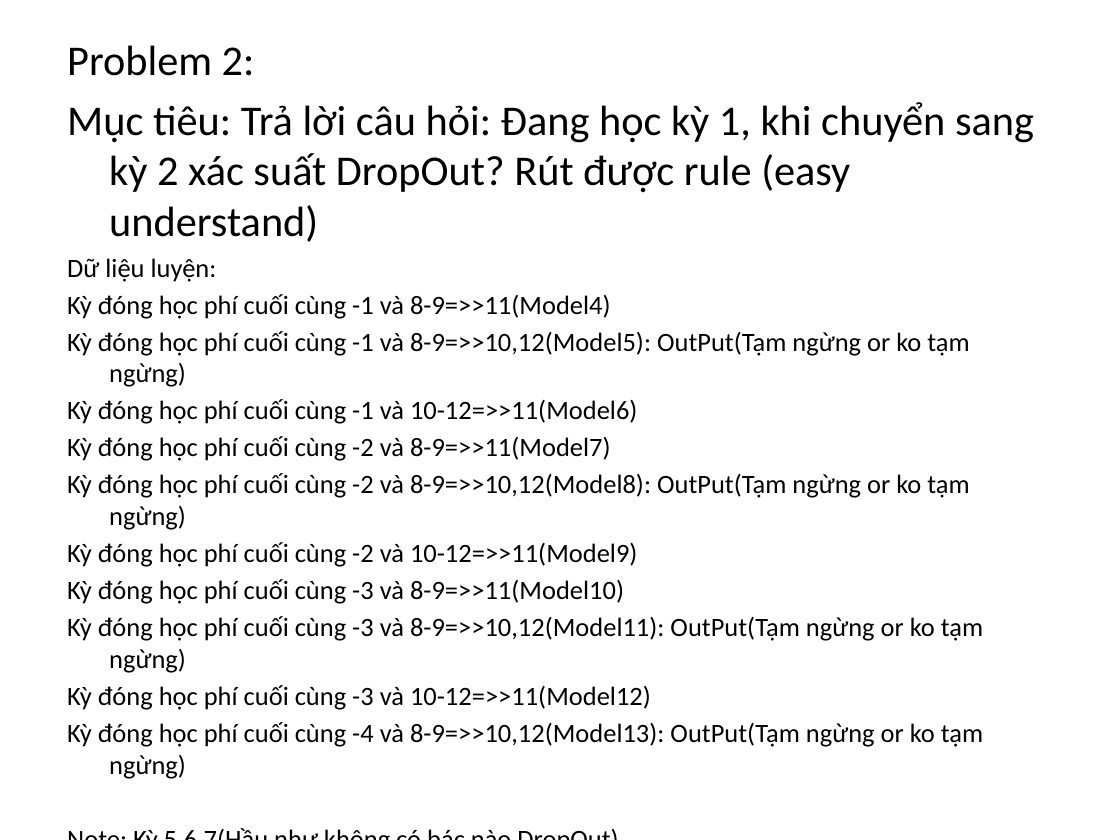
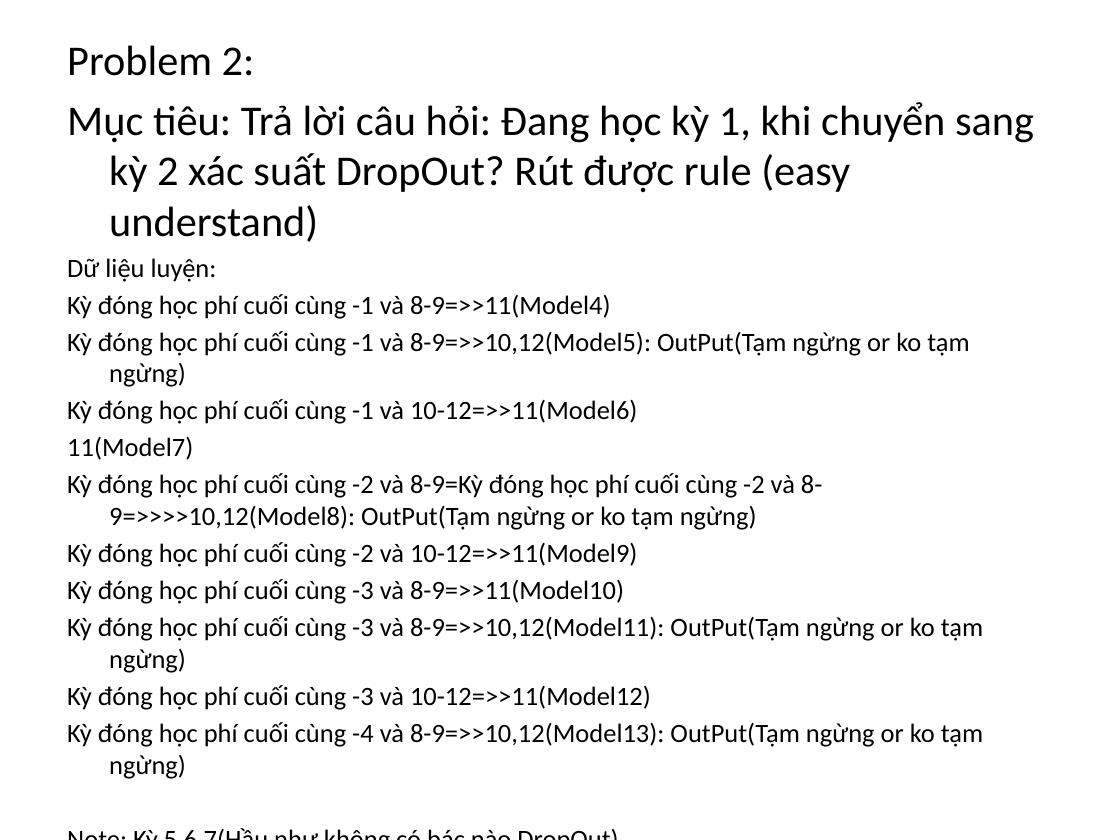
Before and after one commit to nguyendanhtu/drop-out, a slide deck: slide 3 of 02. Database/Preprocessing/Understand Data+ Problem.pptx. Drawn at 1120x840 pixels with LibreOffice and Linux fonts; fonts in the diff are those of the drawing. Boxes give left, top, right and bottom in pixels: in the first picture for what was removed or moved away, otherwise in the second. Text is boxed around its words. In the diff, an @@ line names an element or a change of style, - is before the commit and + after.

```diff
--- a/02. Database/Preprocessing/Understand Data+ Problem.pptx
+++ b/02. Database/Preprocessing/Understand Data+ Problem.pptx
@@ text at [67, 437, 823, 530]: text changed @@
-Kỳ đóng học phí cuối cùng -2 và 8-9=>>11(Model7)
-Kỳ đóng học phí cuối cùng -2 và 8-9=>>10,12(Model8): OutPut(Tạm ngừng or ko tạm ngừng)
+11(Model7)
+Kỳ đóng học phí cuối cùng -2 và 8-9=Kỳ đóng học phí cuối cùng -2 và 8-9=>>>>10,12(Model8): OutPut(Tạm ngừng or ko tạm ngừng)
```
Also in this commit, not shown: 1 other slide changed, 5 other files.
